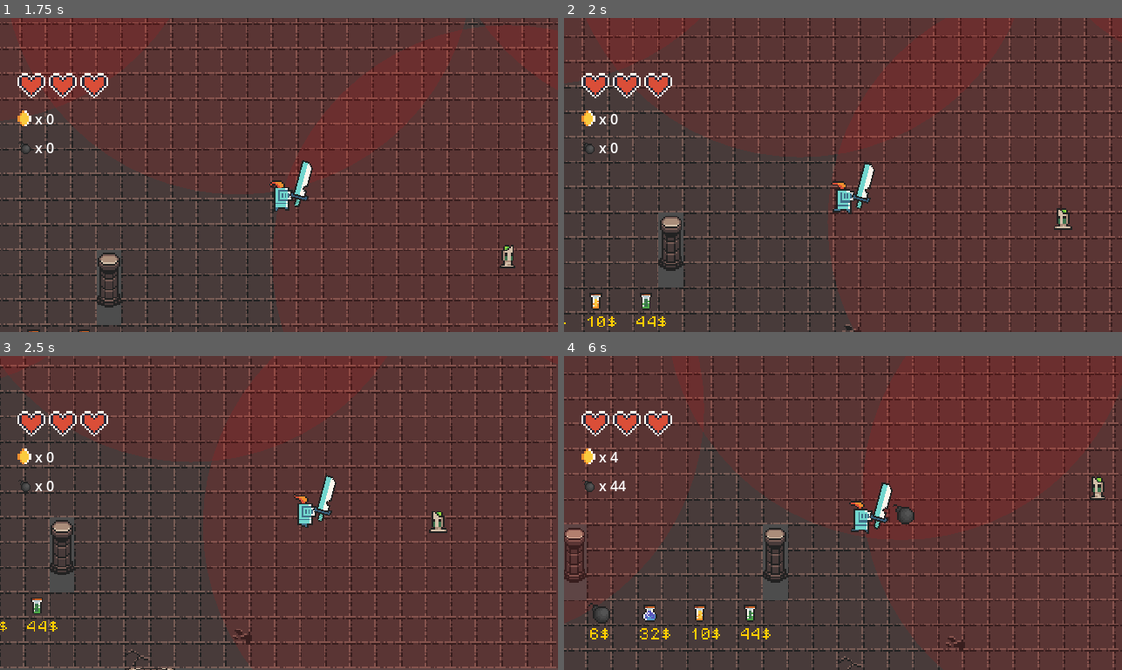
Above: before the commit, frames 1-4 (two rows, left to right).
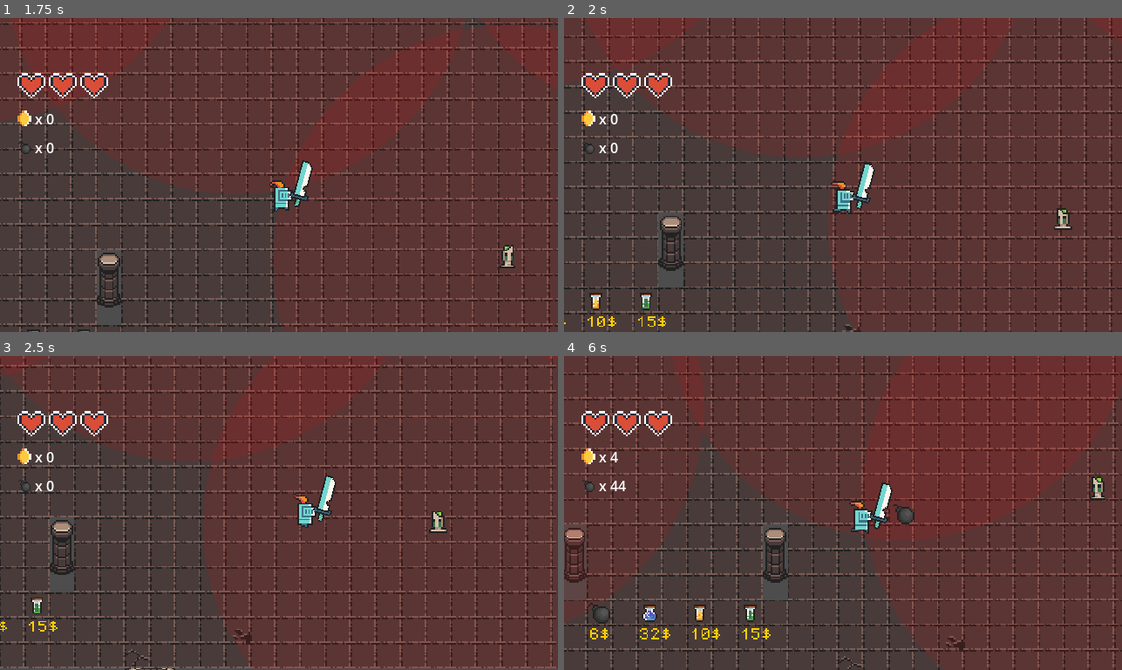
Above: after the commit, the same moments.

Repository: dadifr/Mobile_comp_Godot
Game: Godot game, scene res://scenes/world.tscn
Two runs of this game, one before a commit and one after it. Both use one fixed random seed, a clock stepped at 60 frames per second and the inputs below.
Inputs:
- Up to frame 1 (1.75 s): hold Right (ui_right) 0.53-1.28 s; tap Space (attack) at 0.6 s; hold Down (ui_down) from 1.28 s (still down); tap F (interact) at 1.35 s
- Up to frame 2 (2 s): keep holding Down (ui_down)
- Up to frame 3 (2.5 s): release Down (ui_down) at 2.03 s; hold Right (ui_right) from 2.03 s (still down); tap E (place_bomb) at 2.1 s
- Up to frame 4 (6 s): release Right (ui_right) at 2.78 s; hold Up (ui_up) 2.78-3.53 s; tap M at 2.85 s; hold B 3.53-4.28 s; hold Left (ui_left) 3.53-5.03 s; tap Space (attack) at 4.35 s; hold Down (ui_down) 5.03-5.78 s; tap F (interact) at 5.1 s; hold Right (ui_right) from 5.78 s (still down); tap E (place_bomb) at 5.85 s

Frame 1 is identical in both runs. In frame 2, less than 0.1% of the frame differs, in the area x 12-17%, y 95-99%; in frame 3, less than 0.1%; in frame 4, less than 0.1%, in the area x 31-35%, y 86-91%.

Commit message:
shop fix
bilanciamento prezzi dello shop di gioco

Diff:
--- a/scenes/world.tscn
+++ b/scenes/world.tscn
@@ -562,9 +562,11 @@
 big_damage_potion_chance = 0.09
 speed_potion_scene = ExtResource("30_rup4s")
 speed_potion_texture = ExtResource("31_4kbfs")
+speed_potion_price_range = Vector2i(12, 16)
 speed_potion_chance = 0.09
 big_speed_potion_scene = ExtResource("32_f17e3")
 big_speed_potion_texture = ExtResource("33_x2olw")
+big_speed_potion_price_range = Vector2i(20, 23)
 big_speed_potion_chance = 0.09
 
 [node name="ShopItem2" parent="." instance=ExtResource("15_xo05s")]
@@ -601,9 +603,11 @@
 big_damage_potion_chance = 0.09
 speed_potion_scene = ExtResource("30_rup4s")
 speed_potion_texture = ExtResource("31_4kbfs")
+speed_potion_price_range = Vector2i(12, 16)
 speed_potion_chance = 0.09
 big_speed_potion_scene = ExtResource("32_f17e3")
 big_speed_potion_texture = ExtResource("33_x2olw")
+big_speed_potion_price_range = Vector2i(20, 23)
 big_speed_potion_chance = 0.09
 
 [node name="ShopItem3" parent="." instance=ExtResource("15_xo05s")]
@@ -640,9 +644,11 @@
 big_damage_potion_chance = 0.09
 speed_potion_scene = ExtResource("30_rup4s")
 speed_potion_texture = ExtResource("31_4kbfs")
+speed_potion_price_range = Vector2i(12, 16)
 speed_potion_chance = 0.09
 big_speed_potion_scene = ExtResource("32_f17e3")
 big_speed_potion_texture = ExtResource("33_x2olw")
+big_speed_potion_price_range = Vector2i(20, 23)
 big_speed_potion_chance = 0.09
 
 [node name="ShopItem4" parent="." instance=ExtResource("15_xo05s")]
@@ -679,9 +685,11 @@
 big_damage_potion_chance = 0.09
 speed_potion_scene = ExtResource("30_rup4s")
 speed_potion_texture = ExtResource("31_4kbfs")
+speed_potion_price_range = Vector2i(12, 16)
 speed_potion_chance = 0.09
 big_speed_potion_scene = ExtResource("32_f17e3")
 big_speed_potion_texture = ExtResource("33_x2olw")
+big_speed_potion_price_range = Vector2i(20, 23)
 big_speed_potion_chance = 0.09
 
 [editable path="DungeonRoom"]
